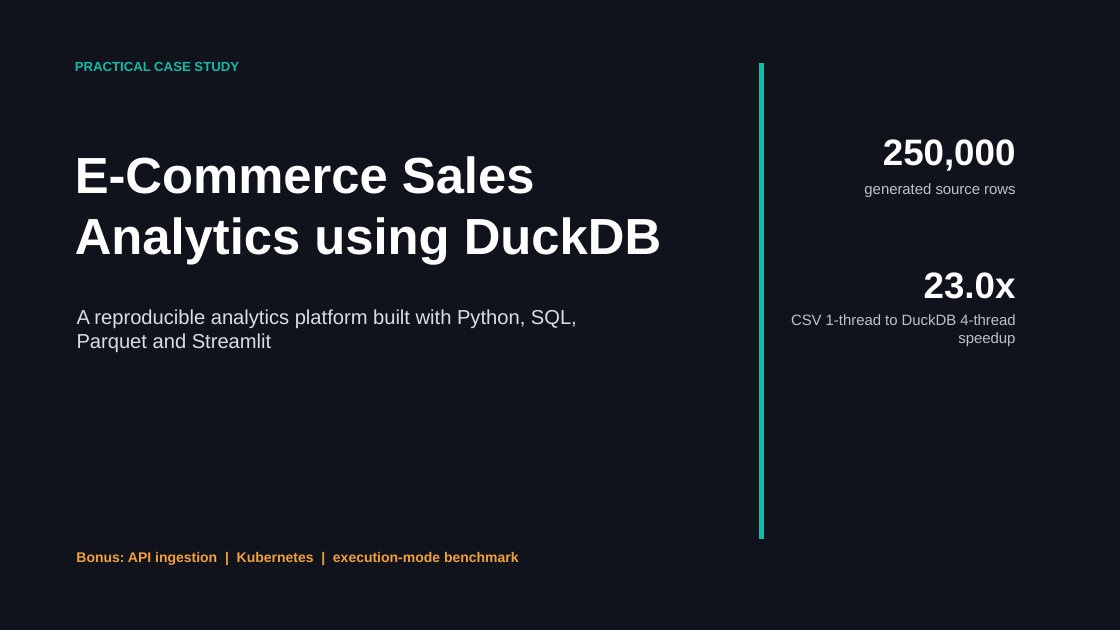
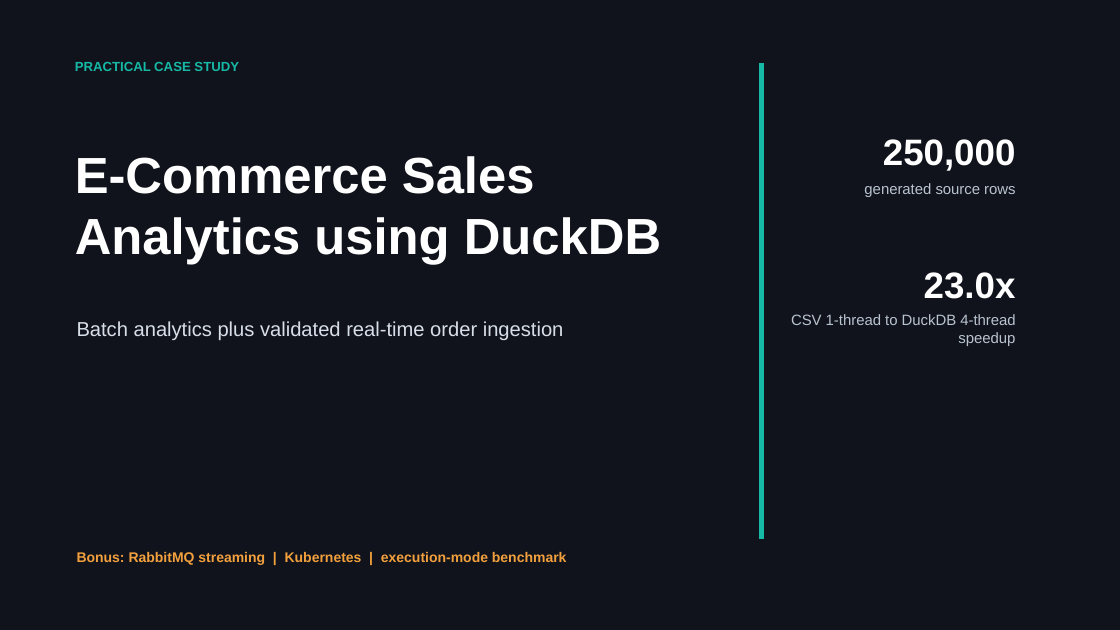
Before and after one commit to Aniket-Nikam/E-Commerce-Sales-Analytics-Data-Engineering-, a slide deck: slide 1 of docs/ECommerce_DuckDB_Case_Study_Presentation.pptx. Drawn at 1120x630 pixels with LibreOffice and Linux fonts; fonts in the diff are those of the drawing. Boxes give left, top, right and bottom in pixels: in the first picture for what was removed or moved away, otherwise in the second. Text is boxed around its words. In the diff, an @@ line names an element or a change of style, - is before the commit and + after.

```diff
--- a/docs/ECommerce_DuckDB_Case_Study_Presentation.pptx
+++ b/docs/ECommerce_DuckDB_Case_Study_Presentation.pptx
@@ text at (x1=77, y1=321, x2=564, y2=340): text changed @@
-A reproducible analytics platform built with Python, SQL, Parquet and Streamlit
+Batch analytics plus validated real-time order ingestion
@@ text at (x1=77, y1=552, x2=567, y2=565): text changed @@
-Bonus: API ingestion | Kubernetes | execution-mode benchmark
+Bonus: RabbitMQ streaming | Kubernetes | execution-mode benchmark
```
Also in this commit, not shown: 9 other slides changed, 26 other files.
